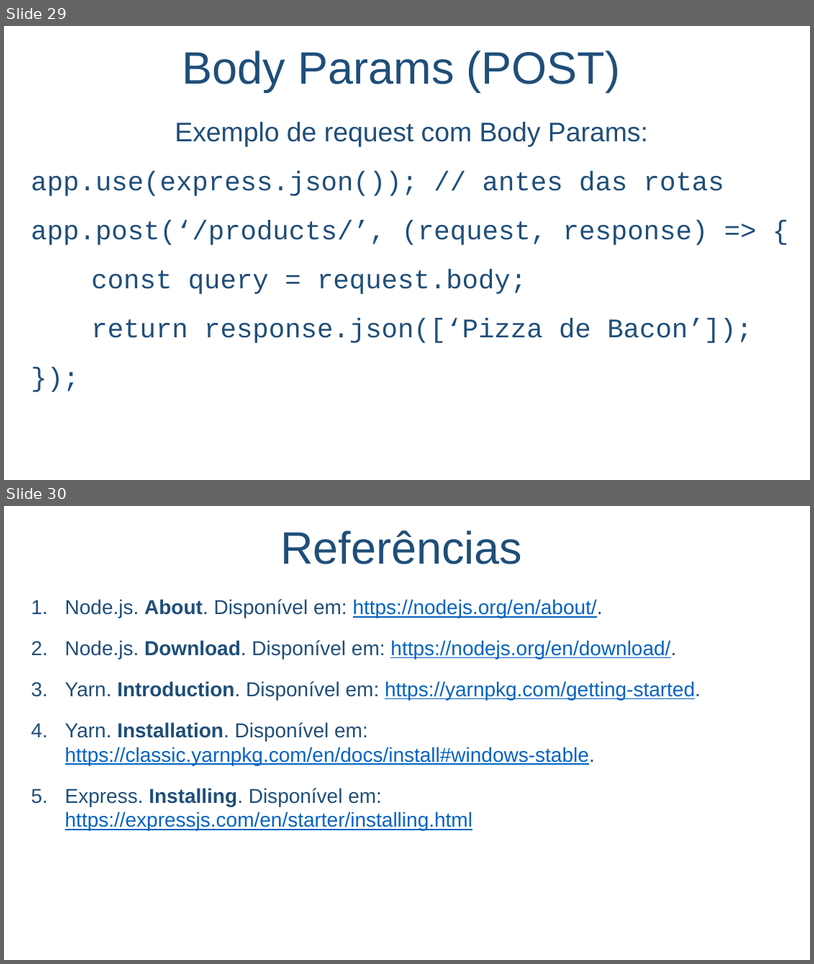
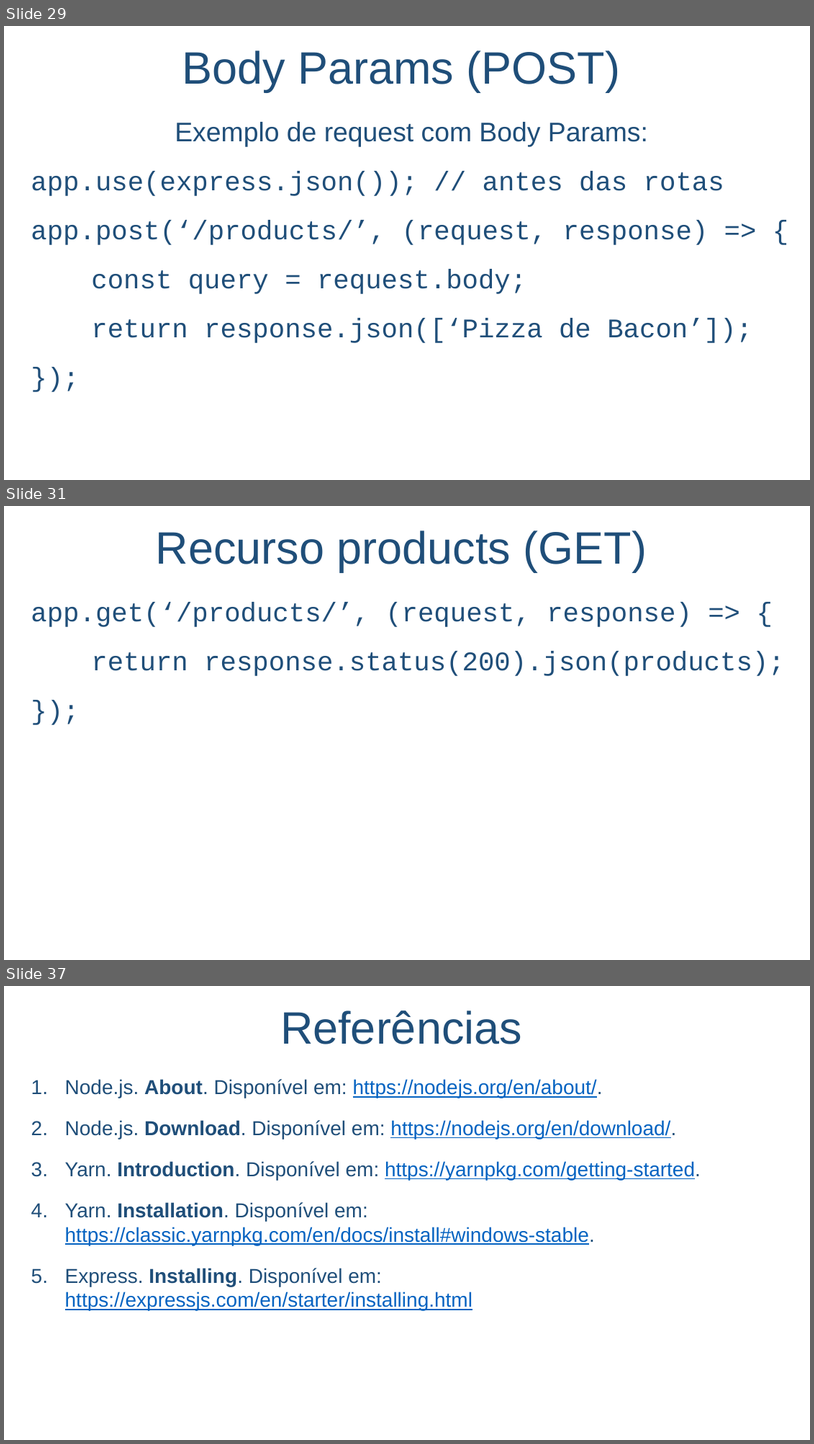
Before and after one commit to salmo-jr/public-slides, a slide deck: node-js.pptx. Shown one above the other, each under a label of ours: slides 29 and 30 before the commit, slides 29, 31 and 37 after it; the slides between them are not shown. The pictures are 814x964 and 814x1444 pixels, drawn with LibreOffice and Linux fonts; fonts in the diff are those of the drawing; background and template pictures are left out. Boxes give left, top, right and bottom in pixels: in the first picture for what was removed or moved away, otherwise in the second. Text is boxed around its words. In the diff, an @@ line names an element or a change of style, - is before the commit and + after.

```diff
--- a/node-js.pptx
+++ b/node-js.pptx
@@ slide 31 added at [4,506,810,960], background picture (left out) @@
@@ text added at [156,530,647,572], 54 pt, text #1F4E79 @@
+Recurso products (GET)
@@ text added at [31,602,784,676], 32 pt, text #1F4E79 @@
+app.get(‘/products/’, (request, response) => {
+return response.status(200).json(products);
+});
@@ what was slide 30 is now slide 37 @@
```
Also in this commit, not shown: 1 slide changed, 6 other slides added.
